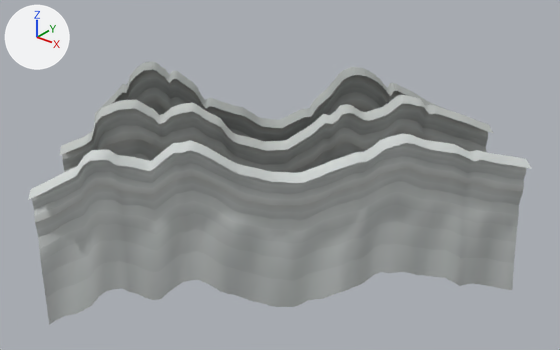
What one commit did to the glTF model assets/env010/gorge-strata-v1.glb.
Camera for both pictures: a 50 mm lens placed at (328.0, -399.0, 124.0), pointed at (60.0, -64.0, -84.0). The axes (+X, +Y, +Z) are drawn at upper left. The lights are the same throughout. The picture after the commit comes second. Vertices at exactly the same position are counted once.

The first picture shows 'front_buttress', 'middle_terraces', 'pale_horizon'.
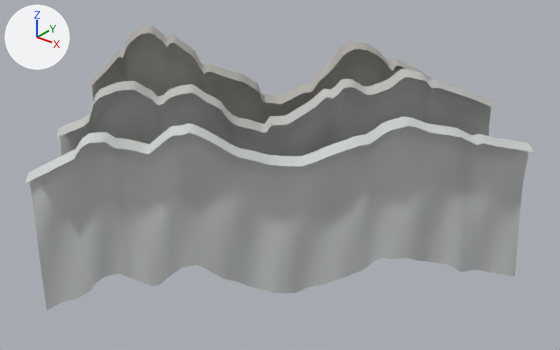
Where the change shows, as pixel boxes [x1, y1, x2, y2] in the pictures (560 x 350 px; the box of a moved part takes in the faces that stretch with it):
'pale_horizon', reshaped
    before: [28, 133, 532, 325]
    after: [26, 117, 535, 310]
'middle_terraces', reshaped (11% taller)
    before: [59, 95, 493, 173]
    after: [57, 69, 497, 156]
'front_buttress', reshaped
    before: [94, 61, 445, 141]
    after: [90, 25, 435, 124]
part 1 of me_front_buttress, moved or reshaped
    before: [94, 61, 445, 128]
    after: [90, 25, 435, 104]
part 2 of me_front_buttress, recoloured
    before: [113, 69, 407, 141]
    after: [92, 33, 405, 124]
part 3 of me_middle_terraces, moved or reshaped
    before: [59, 95, 493, 156]
    after: [57, 69, 497, 137]
part 4 of me_middle_terraces, edited (looks the same)
    both: [95, 106, 477, 156]
part 5 of me_pale_horizon, moved or reshaped
    before: [28, 133, 532, 200]
    after: [26, 117, 535, 183]
part 6 of me_pale_horizon, edited (looks the same)
    both: [34, 144, 525, 226]

The change, as a list of edits to the scene's bpy script:
```text
Change me_front_buttress:
    used by ob_front_buttress; location = (0.0, 0.0, 0.0)
    remove me_front_buttress.from_pydata(...)  # 1649 vertices, 3072 faces; spans x -53.0..119.0, y -119.0..53.0, z -178.0..-23.0
    add me_front_buttress.from_pydata(...)  # 1649 vertices, 3072 faces; spans x -52.0..120.0, y -119.0..53.0, z -161.0..0.0
    me_front_buttress part 1: 1649 of 1649 vertices moved; they spanned x -53.0..119.0, y -119.0..53.0, z -178.0..-23.0 and now span x -52.0..120.0, y -119.0..53.0, z -161.0..0.0; mean shift (0.0, 0.0, 20.0)
    me_front_buttress part 2: 2497 kept faces spanning x -52.0..120.0, y -119.0..52.0, z -161.0..-4.0 get new vertex colours; the middle colour goes from grey #989b98 to grey #a5a29c
Change me_middle_terraces:
    used by ob_middle_terraces; location = (0.0, 0.0, 0.0)
    remove me_middle_terraces.from_pydata(...)  # 1377 vertices, 2560 faces; spans x -49.0..149.0, y -149.0..49.0, z -174.0..-39.0
    add me_middle_terraces.from_pydata(...)  # 1377 vertices, 2560 faces; spans x -49.0..150.0, y -150.0..48.0, z -160.0..-25.0
    me_middle_terraces part 3: 1377 of 1377 vertices moved; they spanned x -49.0..149.0, y -149.0..49.0, z -174.0..-39.0 and now span x -49.0..150.0, y -150.0..48.0, z -160.0..-25.0; mean shift (0.0, 0.0, 15.0)
    me_middle_terraces part 4: 2029 kept faces spanning x -49.0..147.0, y -149.0..48.0, z -160.0..-29.0 get new vertex colours; the middle colour goes from grey #afb2b0 to grey #b4b5b1
Change me_pale_horizon:
    used by ob_pale_horizon; location = (0.0, 0.0, 0.0)
    remove me_pale_horizon.from_pydata(...)  # 1105 vertices, 2048 faces; spans x -39.0..180.0, y -181.0..39.0, z -173.0..-54.0
    add me_pale_horizon.from_pydata(...)  # 1105 vertices, 2048 faces; spans x -38.0..180.0, y -181.0..38.0, z -162.0..-43.0
    me_pale_horizon part 5: 1105 of 1105 vertices moved; they spanned x -39.0..180.0, y -181.0..39.0, z -173.0..-54.0 and now span x -38.0..180.0, y -181.0..38.0, z -162.0..-43.0; mean shift (0.0, 0.0, 11.0)
    me_pale_horizon part 6: 1444 kept faces spanning x -38.0..180.0, y -179.0..38.0, z -162.0..-46.0 get new vertex colours; the middle colour goes from light grey #c0c4c2 to light grey #c4c7c6
```
